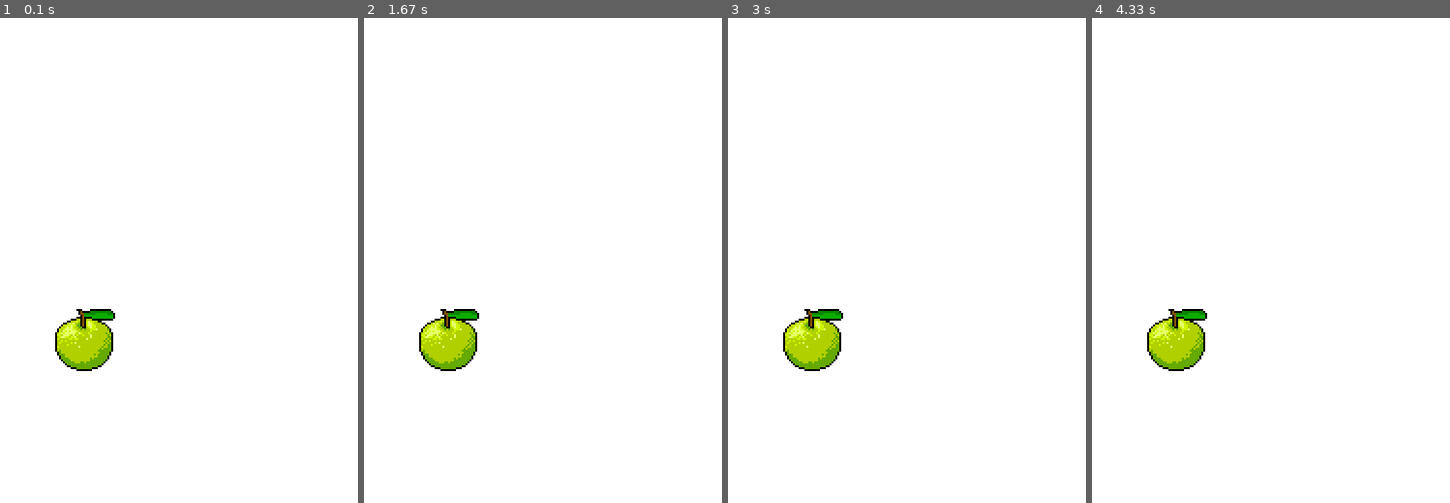
Above: before the commit, frames 1-4 (left to right).
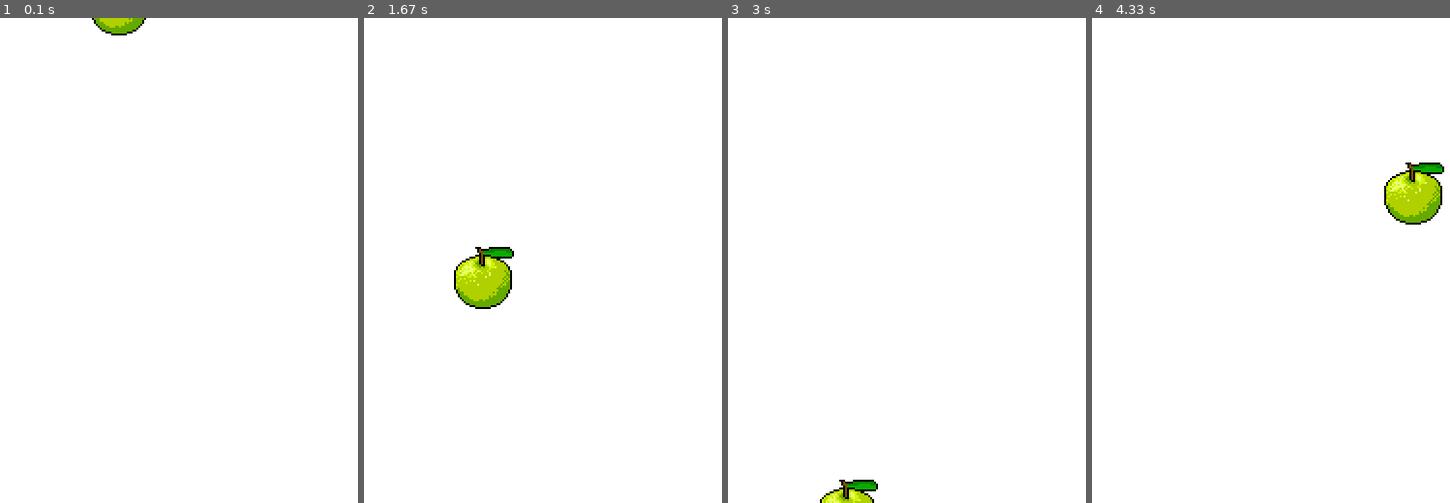
Above: after the commit, the same moments.

Repository: KJSDR/pygame-tutorial
Game: pygame game, started from game.py
Two runs of this game, one before a commit and one after it. Both use one fixed random seed, a clock stepped at 60 frames per second and the inputs below.
Inputs:
- Up to frame 1 (0.1 s): no input
- Up to frame 2 (1.67 s): no input
- Up to frame 3 (3 s): no input
- Up to frame 4 (4.33 s): no input

The runs differ from the first frame. In frame 1, 2.1% of the frame differs, in the area x 15-41%, y 0-73%; in frame 2, 3.3%, in the area x 15-42%, y 47-73%; in frame 3, 2.2%; in frame 4, 3.3%.

Commit message:
Add files via upload

Diff:
--- a/game.py
+++ b/game.py
@@ -1,4 +1,5 @@
 import pygame
+from random import randint
 
 # Initialize Pygame
 pygame.init()
@@ -6,23 +7,42 @@
 # Set up the screen
 screen = pygame.display.set_mode([500, 500])
 
-# Game Object
+# Get the clock
+clock = pygame.time.Clock()
+
+# Create the GameObject class
 class GameObject(pygame.sprite.Sprite):
-  # Remove width and height and add image here!
-  def __init__(self, x, y, image):
-    super(GameObject, self).__init__()
-    # self.surf = pygame.Surface((width, height)) REMOVE!
-    # self.surf.fill((255, 0, 255)) REMOVE!
-    self.surf = pygame.image.load(image) # ADD!
-    self.x = x
-    self.y = y
+    def __init__(self, x, y, image):
+        super(GameObject, self).__init__()
+        self.surf = pygame.image.load(image)
+        self.rect = self.surf.get_rect()
+        self.rect.topleft = (x, y)
 
-  def render(self, screen):
-    screen.blit(self.surf, (self.x, self.y))
+    def render(self, screen):
+        screen.blit(self.surf, self.rect)
 
-# Make an instance of GameObject
-# box = GameObject(120, 300, 50, 50) REMOVE!
-apple = GameObject(120, 300, 'apple.png') # ADD!
+# Create an Apple class
+class Apple(GameObject):
+    def __init__(self):
+        super(Apple, self).__init__(0, 0, 'apple.png')
+        self.dx = 0
+        self.dy = (randint(0, 200) / 100) + 1
+        self.reset()  # call reset here!
+
+    def move(self):
+        self.rect.x += self.dx
+        self.rect.y += self.dy
+        # Check the y position of the apple
+        if self.rect.y > 500:
+            self.reset()
+
+    # add a new method
+    def reset(self):
+        self.rect.x = randint(50, 400)
+        self.rect.y = -64
+
+# Create an instance of Apple
+apple = Apple()
 
 # Game loop
 running = True
@@ -34,11 +54,12 @@
     # Fill the screen with a white background
     screen.fill((255, 255, 255))
 
-    # box.render(screen) REMOVE!
-    apple.render(screen) # ADD!
+    # Draw apple
+    apple.move()
+    apple.render(screen)
 
-    # Update the display
+    # Update the window
     pygame.display.flip()
 
-# Quit Pygame
-pygame.quit()
+    # Tick the clock!
+    clock.tick(60)
